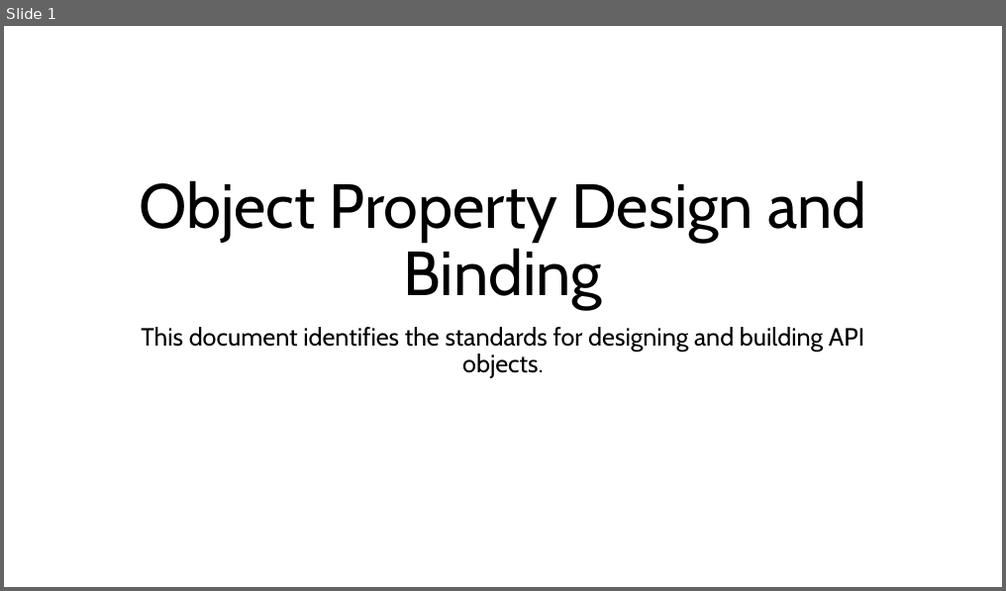
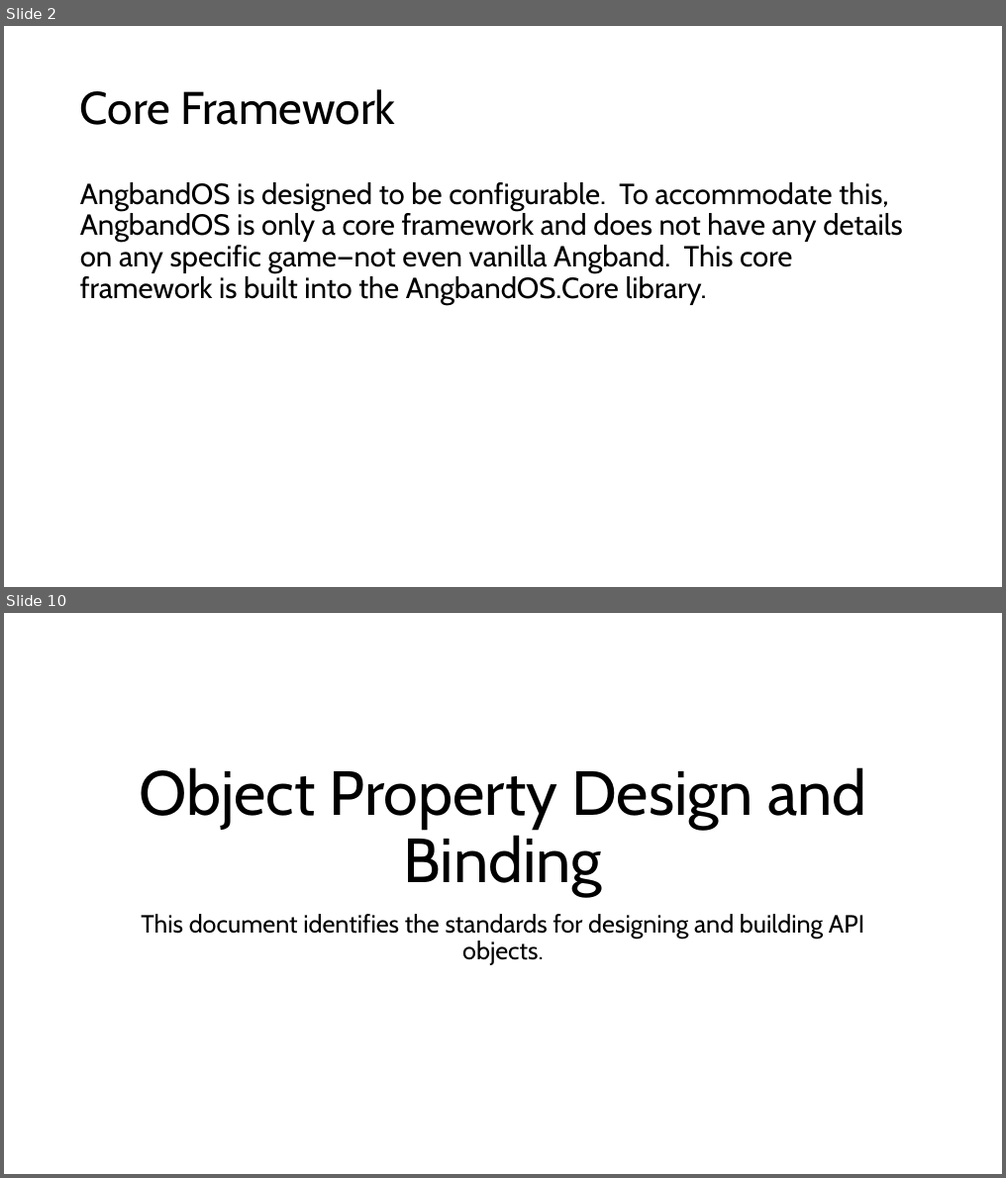
Before and after one commit to marcjohnston/AngbandOS, a slide deck: Documents/Object Property Design and Binding.pptx. Shown one above the other, each under a label of ours: slide 1 before the commit, slides 2 and 10 after it; the slides between them are not shown. The pictures are 1006x591 and 1006x1178 pixels, drawn with LibreOffice and Linux fonts; fonts in the diff are those of the drawing. Boxes give left, top, right and bottom in pixels: in the first picture for what was removed or moved away, otherwise in the second. Text is boxed around its words. In the diff, an @@ line names an element or a change of style, - is before the commit and + after.

Commit message:
Updated documentation and moved the SingletonRepository into the _Repository folder.

```diff
--- a/Documents/Object Property Design and Binding.pptx
+++ b/Documents/Object Property Design and Binding.pptx
@@ slide 2 added at box(4, 26, 1002, 587), background #FFFFFF @@
@@ title added at box(80, 89, 395, 125), 44 pt, text #000000 @@
+Core Framework
@@ text added at box(80, 182, 903, 305), 28 pt, text #000000 @@
+AngbandOS is designed to be configurable. To accommodate this, AngbandOS is only a core framework and does not have any details on any specific game—not even vanilla Angband. This core framework is built into the AngbandOS.Core library.
@@ what was slide 1 is now slide 10 @@
```
Also in this commit, not shown: 8 other slides added, 1 other file.
